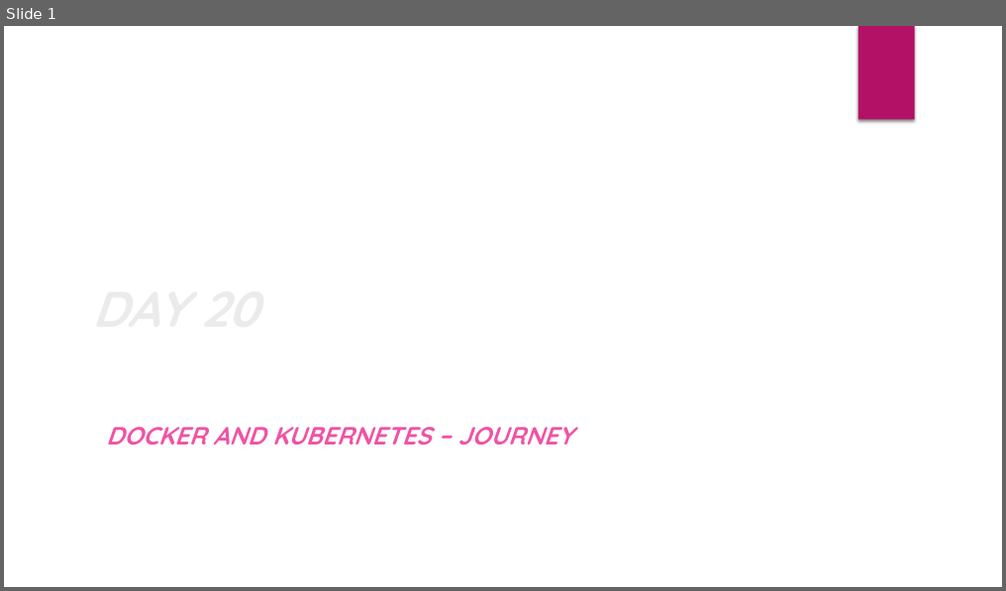
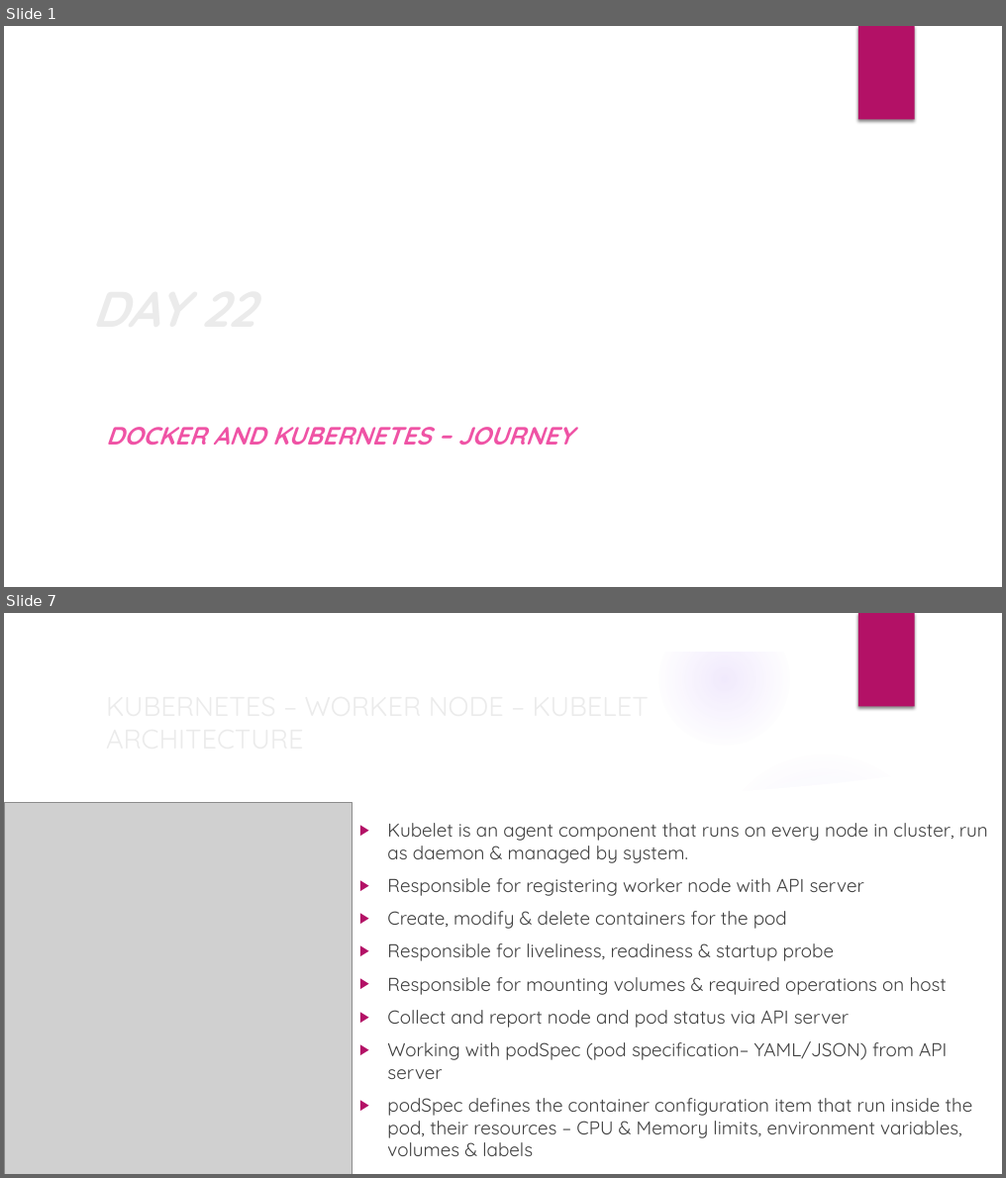
Before and after one commit to deepkumartraining/docker-k8s-April23, a slide deck: Day22/DockerAndKubernetes_Training-Day22.pptx. Shown one above the other, each under a label of ours: slide 1 before the commit, slides 1 and 7 after it; the slides between them are not shown. The pictures are 1006x591 and 1006x1178 pixels, drawn with LibreOffice and Linux fonts; fonts in the diff are those of the drawing; grey boxes stand for pictures; background and template pictures are left out. Boxes give left, top, right and bottom in pixels: in the first picture for what was removed or moved away, otherwise in the second. Text is boxed around its words. In the diff, an @@ line names an element or a change of style, - is before the commit and + after.

```diff
--- a/Day22/DockerAndKubernetes_Training-Day22.pptx
+++ b/Day22/DockerAndKubernetes_Training-Day22.pptx
@@ slide 7 added at (x1=4, y1=613, x2=1002, y2=1174), background picture (left out); not listed: 1 template element that a slide beside it also shows @@
@@ group added at (x1=4, y1=613, x2=1002, y2=1174): 5 ellipses, 3 freeform shapes @@
@@ title added at (x1=98, y1=692, x2=846, y2=750), 26 pt, text #EBEBEB @@
+KUBERNETES – WORKER NODE – KUBELET ARCHITECTURE
@@ picture added at (x1=4, y1=803, x2=352, y2=1174) @@
@@ text added at (x1=387, y1=823, x2=988, y2=1157), 18 pt, text #404040 @@
+▶ Kubelet is an agent component that runs on every node in cluster, run as daemon & managed by system.
+▶ Responsible for registering worker node with API server
+▶ Create, modify & delete containers for the pod
+▶ Responsible for liveliness, readiness & startup probe
+▶ Responsible for mounting volumes & required operations on host
+▶ Collect and report node and pod status via API server
+▶ Working with podSpec (pod specification– YAML/JSON) from API server
+▶ podSpec defines the container configuration item that run inside the pod, their resources – CPU & Memory limits, environment variables, volumes & labels
@@ slide 1 changed as well @@
@@ title at (x1=84, y1=198, x2=807, y2=417): text changed @@
-DAY 20
+DAY 22
```
Also in this commit, not shown: 2 other slides changed, 9 other slides added, 1 slide removed, 3 other files.
